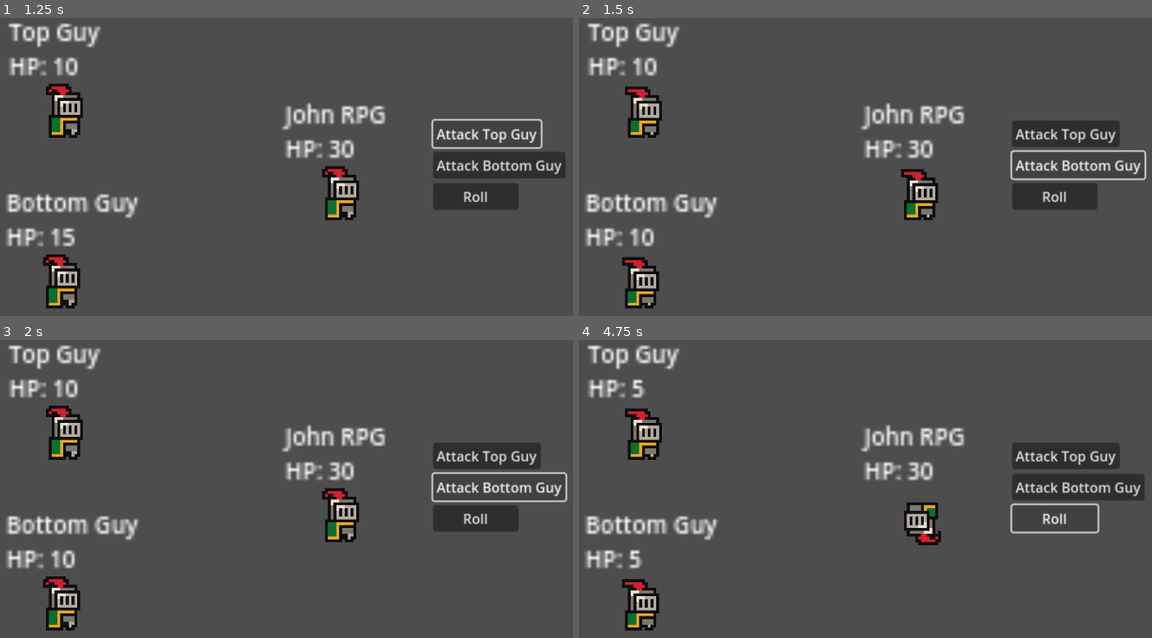
Above: before the commit, frames 1-4 (two rows, left to right).
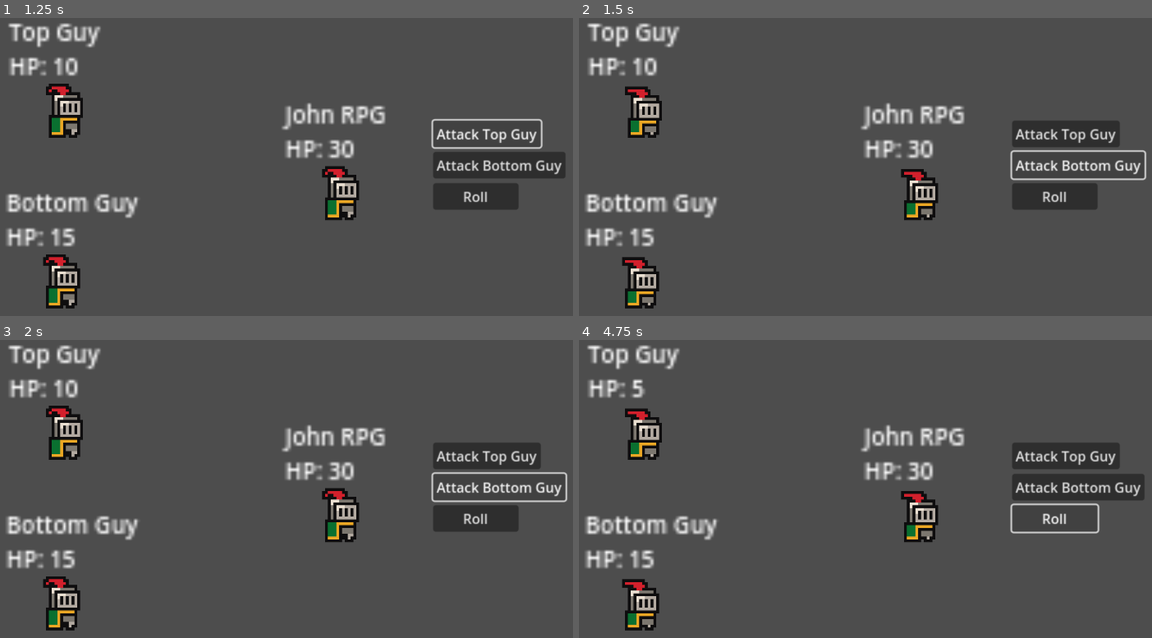
Above: after the commit, the same moments.

Repository: jhobz/rpg-prototype
Game: Godot game, scene res://scenes/game.tscn
The game is run twice, just before and just after one commit, with the same random seed, the same clock (stepped at 60 frames per second) and the same inputs.
Inputs:
- Up to frame 1 (1.25 s): click "Attack Top Guy" at 0.5 s
- Up to frame 2 (1.5 s): click "Attack Bottom Guy" at 1.25 s
- Up to frame 3 (2 s): no input
- Up to frame 4 (4.75 s): click "Roll" at 2 s; click "Attack Top Guy" at 2.75 s; click "Attack Bottom Guy" at 3.5 s; click "Roll" at 4.25 s

Frame 1 is identical in both runs. In frame 2, less than 0.1% of the frame differs, in the area x 10-14%, y 70-77%; in frame 3, less than 0.1%; in frame 4, 1.0%, in the area x 8-64%, y 50-77%.

Commit message:
First pass of battle state machine and win/loss detection

Diff:
--- a/logic/state.gd
+++ b/logic/state.gd
@@ -1,5 +1,6 @@
 class_name State extends Node
 
+var is_active: bool = false
 var time_active: float = 0
 
 func enter():
--- a/logic/state_machine.gd
+++ b/logic/state_machine.gd
@@ -9,11 +9,18 @@
 
 func change_state(new_state: State):
 	if current_state:
-		current_state.exit()
-		current_state.time_active = 0
+		_exit_state()
+	_enter_state(new_state)
 
+func _enter_state(new_state: State):
 	current_state = new_state
+	current_state.is_active = true
 	current_state.enter()
+
+func _exit_state():
+	current_state.exit()
+	current_state.is_active = false
+	current_state.time_active = 0
 
 func process_state_machine(delta: float):
 	current_state.time_active += delta
--- /dev/null
+++ b/logic/states/BattleComplete.gd
@@ -0,0 +1,25 @@
+extends State
+
+func enter():
+	print("It's all over!")
+
+	var pc_alive = false
+	var npc_alive = false
+	for node in %Characters.get_children():
+		var char = node as Character
+		if not char.is_dead():
+			if char.is_player_character:
+				pc_alive = true
+			else:
+				npc_alive = true
+
+	if pc_alive:
+		print("The player wins!")
+	else:
+		print("The enemies win!")
+
+func exit():
+	pass
+
+func process(_delta: float) -> State:
+	return null
--- /dev/null
+++ b/logic/states/BattleIdle.gd
@@ -0,0 +1,37 @@
+extends State
+
+@export var turn_state: State = null
+@export var complete_state: State = null
+
+var characters: Array[Character] = []
+var current_actor: int = -1
+var complete: bool = false
+
+func enter():
+	for node in %Characters.get_children():
+		characters.append(node)
+
+func exit():
+	characters.clear()
+
+func process(_delta: float) -> State:
+	# check if all PCs, or all NPCs, are dead
+	var pc_alive = false
+	var npc_alive = false
+	for char in characters:
+		if not char.is_dead():
+			if char.is_player_character:
+				pc_alive = true
+			else:
+				npc_alive = true
+
+	if not pc_alive or not npc_alive:
+		return complete_state
+
+	# loop the character list (wrapping around) until we find the next not-dead character
+	current_actor = wrapi(current_actor + 1, 0, characters.size())
+	while characters[current_actor].is_dead():
+		current_actor = wrapi(current_actor + 1, 0, characters.size())
+
+	turn_state.character = characters[current_actor]
+	return turn_state
--- /dev/null
+++ b/logic/states/CharacterTurn.gd
@@ -0,0 +1,24 @@
+extends State
+
+@export var idle_state: State = null
+
+var character: Character = null
+
+func enter():
+	print("It's " + character.char_name + "'s turn!")
+	character.is_turn_active = true
+	pass
+
+func exit():
+	character.is_turn_active = false
+	character.is_turn_complete = false
+	character = null
+
+func process(_delta: float) -> State:
+	if character.is_player_character:
+		if character.is_turn_complete:
+			return idle_state
+	else:
+		if time_active >= 1.0:
+			return idle_state
+	return null
--- a/scenes/Character/character.gd
+++ b/scenes/Character/character.gd
@@ -2,6 +2,7 @@
 extends Node2D
 
 @export var char_name: String = ""
+@export var is_player_character: bool = false
 
 @export_group("Stats")
 @export var max_hp: int = 30
@@ -16,6 +17,9 @@
 @export_group("Actions")
 @export var available_actions: Array[Action] = []
 @onready var animated_sprite: AnimatedSprite2D = $AnimatedSprite2D
+
+var is_turn_active: bool = false
+var is_turn_complete: bool = false
 
 # Called when the node enters the scene tree for the first time.
 func _ready():
@@ -37,10 +41,10 @@
 	return hp <= 0
 
 func execute_action(action: Action, target: Character):
-	if action.action_name == 'roll':
-		animated_sprite.play('roll')
-
+	if not is_turn_active:
+		return
 	action.execute(self, target)
+	is_turn_complete = true
 
 func take_damage(amount: int):
 	if is_dead():
--- a/scenes/game.tscn
+++ b/scenes/game.tscn
@@ -1,10 +1,13 @@
-[gd_scene load_steps=6 format=3 uid="uid://b33y6mn6fv2mw"]
+[gd_scene load_steps=9 format=3 uid="uid://b33y6mn6fv2mw"]
 
 [ext_resource type="Script" uid="uid://c4t4igimji1m2" path="res://logic/state_machine.gd" id="1_lbhrr"]
 [ext_resource type="Script" uid="uid://da38x83w6ofja" path="res://scenes/game_manager.gd" id="1_uwrxv"]
 [ext_resource type="Script" uid="uid://dolcf35kui0ao" path="res://scenes/Character/Actions/attack.gd" id="2_lbhrr"]
 [ext_resource type="Script" uid="uid://cyrlkjq7sj35o" path="res://scenes/Character/Actions/roll.gd" id="2_lnu2h"]
 [ext_resource type="PackedScene" uid="uid://cbekf0oq6lt2k" path="res://scenes/Character/character.tscn" id="2_yqjtg"]
+[ext_resource type="Script" uid="uid://bfays8ylln5is" path="res://logic/states/BattleIdle.gd" id="3_u5sy4"]
+[ext_resource type="Script" uid="uid://csoovgukgfds2" path="res://logic/states/CharacterTurn.gd" id="4_gee14"]
+[ext_resource type="Script" uid="uid://cw152v0s4sq65" path="res://logic/states/BattleComplete.gd" id="5_0tnpc"]
 
 [node name="Game" type="Node2D"]
 
@@ -12,10 +15,26 @@
 unique_name_in_owner = true
 script = ExtResource("1_uwrxv")
 
-[node name="GameStateMachine" type="Node" parent="."]
+[node name="GameStateMachine" type="Node" parent="." node_paths=PackedStringArray("starting_state")]
 unique_name_in_owner = true
 script = ExtResource("1_lbhrr")
+starting_state = NodePath("BattleIdle")
 metadata/_custom_type_script = "uid://c4t4igimji1m2"
+
+[node name="BattleIdle" type="Node" parent="GameStateMachine" node_paths=PackedStringArray("turn_state", "complete_state")]
+script = ExtResource("3_u5sy4")
+turn_state = NodePath("../CharacterTurn")
+complete_state = NodePath("../BattleComplete")
+metadata/_custom_type_script = "uid://drjq2ahjmnkhw"
+
+[node name="CharacterTurn" type="Node" parent="GameStateMachine" node_paths=PackedStringArray("idle_state")]
+script = ExtResource("4_gee14")
+idle_state = NodePath("../BattleIdle")
+metadata/_custom_type_script = "uid://drjq2ahjmnkhw"
+
+[node name="BattleComplete" type="Node" parent="GameStateMachine"]
+script = ExtResource("5_0tnpc")
+metadata/_custom_type_script = "uid://drjq2ahjmnkhw"
 
 [node name="AttackTopButton" type="Button" parent="."]
 offset_left = 58.0
@@ -65,6 +84,7 @@
 [node name="JohnRPG" parent="Characters" instance=ExtResource("2_yqjtg")]
 position = Vector2(26, 7)
 char_name = "John RPG"
+is_player_character = true
 
 [node name="TopGuy" parent="Characters" instance=ExtResource("2_yqjtg")]
 position = Vector2(-71, -22)
--- a/scenes/game_manager.gd
+++ b/scenes/game_manager.gd
@@ -3,24 +3,30 @@
 @onready var actions: Node = %Actions
 @onready var characters: Node = %Characters
 @onready var state_machine: StateMachine = %GameStateMachine
+@onready var john: Character = %Characters/JohnRPG
 
 func _ready() -> void:
-	pass
+	state_machine.init_state_machine()
+
+func _process(delta: float):
+	state_machine.process_state_machine(delta)
 
 func _on_attack_top_button_pressed() -> void:
+	if not john.is_turn_active:
+		return
 	var attack = actions.get_node("Attack")
-	var john = characters.get_node("JohnRPG")
 	var top = characters.get_node("TopGuy")
-	attack.execute(john, top)
+	john.execute_action(attack, top)
 
 func _on_attack_bottom_button_pressed() -> void:
+	if not john.is_turn_active:
+		return
 	var attack = actions.get_node("Attack")
-	var john = characters.get_node("JohnRPG")
 	var bottom = characters.get_node("BottomGuy")
-	attack.execute(john, bottom)
+	john.execute_action(attack, bottom)
 
 func _on_roll_button_pressed() -> void:
-	print("hello??")
+	if not john.is_turn_active:
+		return
 	var roll = actions.get_node("Roll")
-	var john = characters.get_node('JohnRPG')
-	roll.execute(john, null)
+	john.execute_action(roll, john)
Not shown, added: logic/states/BattleComplete.gd.uid
Not shown, added: logic/states/BattleIdle.gd.uid
Not shown, added: logic/states/CharacterTurn.gd.uid
